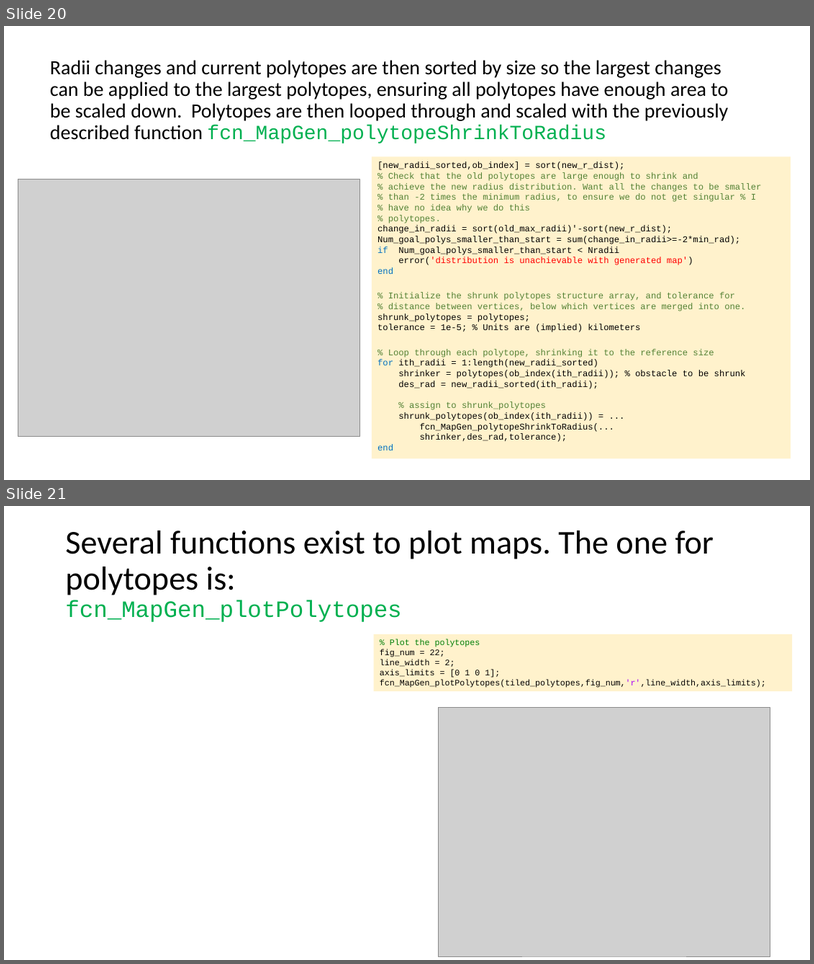
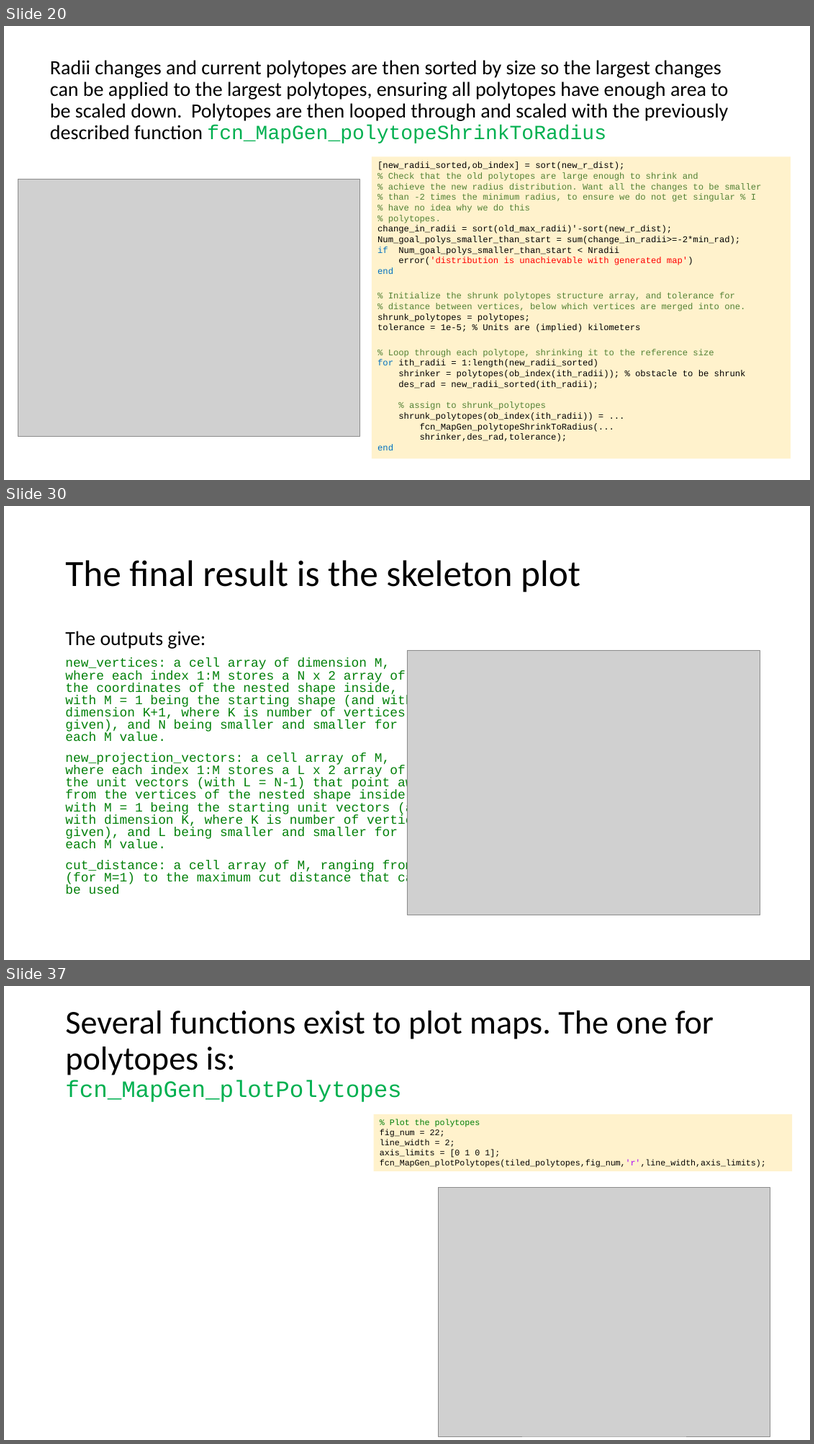
Before and after one commit to ivsg-psu/PathPlanning_MapTools_MapGenClassLibrary, a slide deck: Documents/MapGenClassLibrary.pptx. Shown one above the other, each under a label of ours: slides 20 and 21 before the commit, slides 20, 30 and 37 after it; the slides between them are not shown. The pictures are 814x964 and 814x1444 pixels, drawn with LibreOffice and Linux fonts; fonts in the diff are those of the drawing; grey boxes stand for pictures. Boxes give left, top, right and bottom in pixels: in the first picture for what was removed or moved away, otherwise in the second. Text is boxed around its words. In the diff, an @@ line names an element or a change of style, - is before the commit and + after.

```diff
--- a/Documents/MapGenClassLibrary.pptx
+++ b/Documents/MapGenClassLibrary.pptx
@@ slide 30 added at box(4, 506, 810, 960), background #FFFFFF @@
@@ title added at box(65, 560, 581, 592), 44 pt, text #000000 @@
+The final result is the skeleton plot
@@ text added at box(65, 631, 429, 894), 15.3 pt, text #028009 @@
+The outputs give:
+new_vertices: a cell array of dimension M, where each index 1:M stores a N x 2 array of the coordinates of the nested shape inside, with M = 1 being the starting shape (and with dimension K+1, where K is number of vertices given), and N being smaller and smaller for each M value.
+new_projection_vectors: a cell array of M, where each index 1:M stores a L x 2 array of the unit vectors (with L = N-1) that point away from the vertices of the nested shape inside, with M = 1 being the starting unit vectors (and with dimension K, where K is number of vertices given), and L being smaller and smaller for each M value.
+cut_distance: a cell array of M, ranging from 0 (for M=1) to the maximum cut distance that can be used
@@ picture added at box(407, 650, 760, 915) @@
@@ what was slide 21 is now slide 37 @@
```
Also in this commit, not shown: 15 other slides added, 6 other files.
